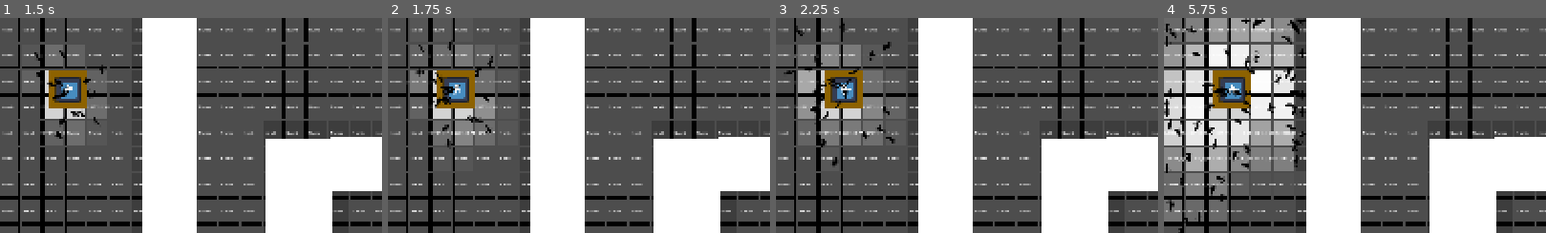
Above: before the commit, frames 1-4 (left to right).
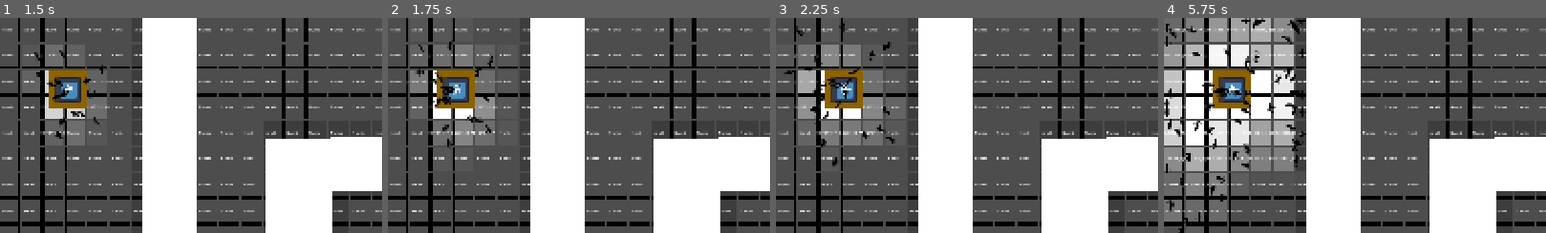
Above: after the commit, the same moments.

Repository: appleman-tryingmybest/Ant-Trail-Sim
Game: Godot game, scene res://scene2.tscn
Same seed, same stepped clock (60 frames per second), same inputs: the game is played once before the commit and once after it. This scene is started directly instead of the project's main scene. The engine's default icon, where the game draws it, is replaced by a stand-in: a white triangle on a blue panel in a dark square.
Inputs (mouse positions are % of the whole screen's width and height, from its top left):
- Up to frame 1 (1.5 s): click (9, 17) at 0.5 s; click (9, 17) at 1.25 s
- Up to frame 2 (1.75 s): no input
- Up to frame 3 (2.25 s): click (9, 17) at 2 s
- Up to frame 4 (5.75 s): move the mouse to (45, 70) at 2.77 s; move the mouse to (80, 65) at 3.52 s; move the mouse to (20, 35) at 4.27 s; move the mouse to (55, 50) at 5.02 s
The pictures show only the part of the screen within x 0-50%, y 0-50%; the shares and areas given below are measured in that part.

Frame 1 is identical in both runs. In frame 2, 0.6% of the frame differs, in the area x 11-23%, y 24-47%; in frame 3, 0.6%; in frame 4, 1.5%, in the area x 5-23%, y 24-60%.

Commit message:
redraw grid cells only when changed

Diff:
--- a/grid_panel.gd
+++ b/grid_panel.gd
@@ -10,6 +10,9 @@
 
 var alpha: float = 0.1
 var my_color = Color(1, 1, 1)
+# Values from the last redraw. NAN forces the first draw.
+var last_strength: float = NAN
+var last_type: int = -1
 
 
 @onready var info  = $pheromone_block
@@ -35,10 +38,13 @@
 	pointer_position.position = Vector2(cell_width/2, cell_height/2)
 
 func _check():
+	# Skip redraw when nothing changed since the last one.
+	if info.strength == last_strength and info.pheroType == last_type:
+		return
+	last_strength = info.strength
+	last_type = info.pheroType
 	if info.strength <= -99:
 		stylebox.bg_color = Color(0, 0, 0, 0.2)
-		return
-	elif (info.strength >= info.strength_limit and info.pheroType == 0) or (info.strength >= info.food_strength_limit and info.pheroType == 1):
 		return
 	else:
 		match info.pheroType:
